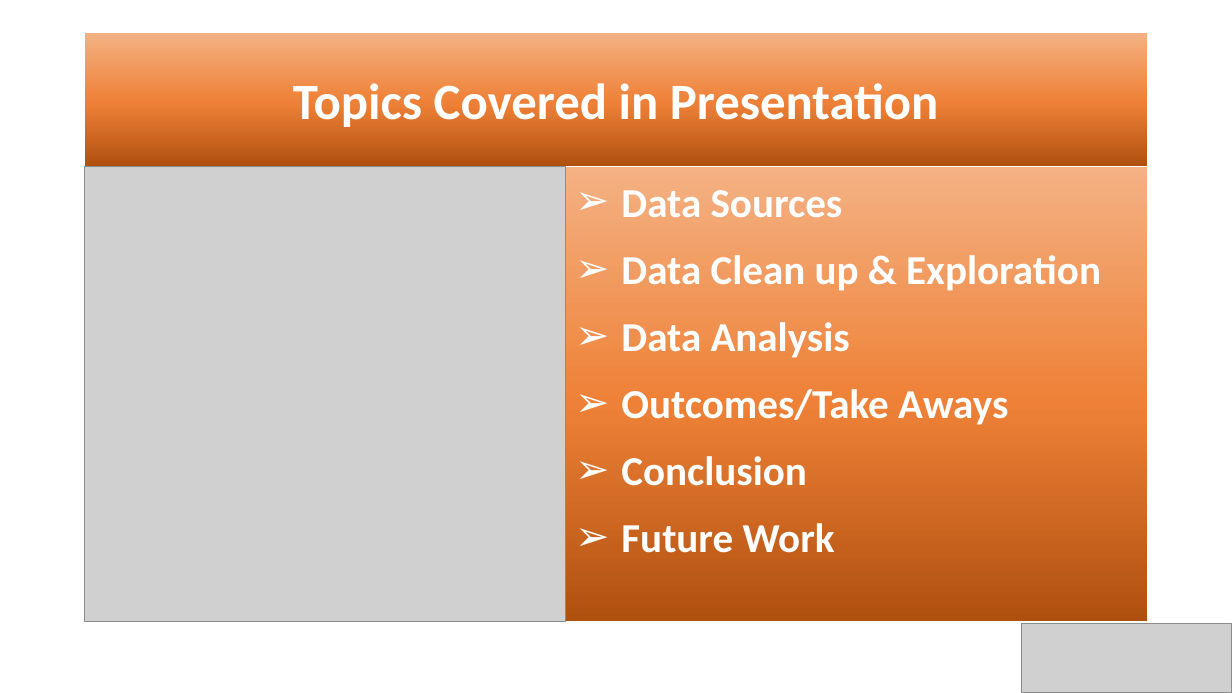
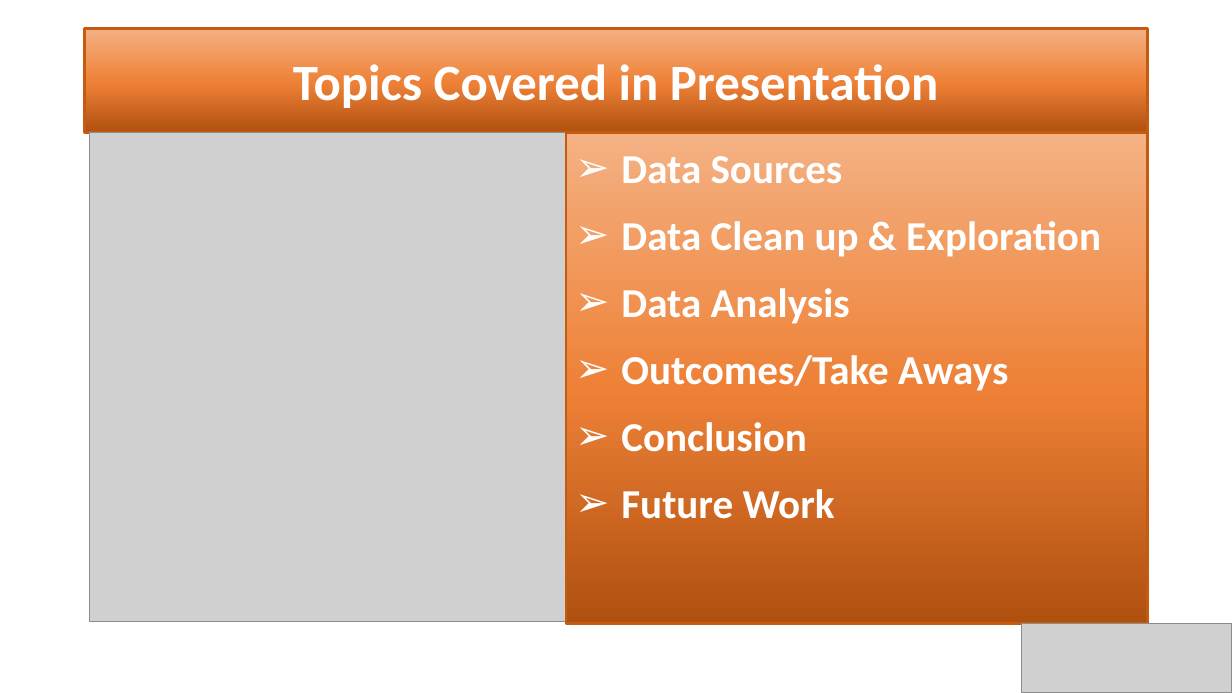
Before and after one commit to SaranyaPandiaraj/Futuristic-Airbnb, a slide deck: slide 3 of Futuristic_Airbnb.pptx. Drawn at 1232x693 pixels with LibreOffice and Linux fonts; fonts in the diff are those of the drawing; grey boxes stand for pictures. Boxes give left, top, right and bottom in pixels: in the first picture for what was removed or moved away, otherwise in the second. Text is boxed around its words. In the diff, an @@ line names an element or a change of style, - is before the commit and + after.

```diff
--- a/Futuristic_Airbnb.pptx
+++ b/Futuristic_Airbnb.pptx
@@ title "Topics Covered in Presentation" at [85, 29, 1148, 133]: outline none to #C55A11 2.25 pt @@
@@ title "Topics Covered in Presentation": place and size @@
-title "Topics Covered in Presentation" at [85, 32, 1148, 166]
+title "Topics Covered in Presentation" at [85, 29, 1148, 133]
@@ picture: place and size @@
-picture at [85, 166, 567, 621]
+picture at [90, 133, 567, 622]
@@ text "Data Sources": place and size @@
-text "Data Sources" at [566, 166, 1147, 621]
+text "Data Sources" at [566, 133, 1147, 624]
@@ text "Data Sources" at [566, 133, 1147, 624]: outline none to #C55A11 2.25 pt @@
```
Also in this commit, not shown: 2 other slides changed, 2 slides added.
